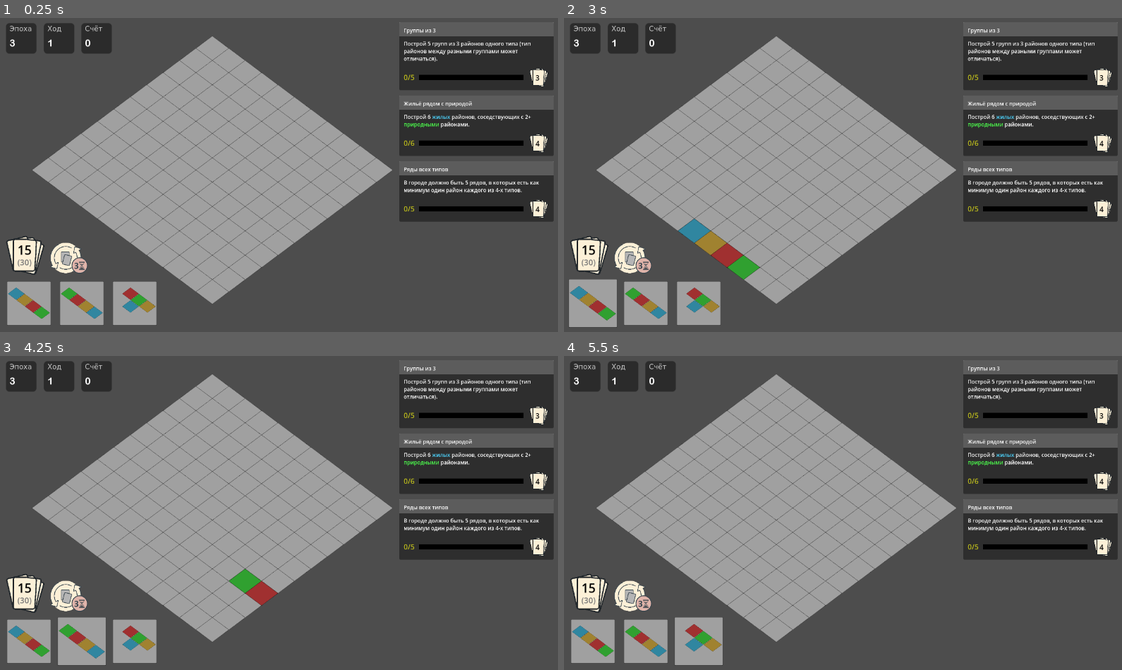
Above: before the commit, frames 1-4 (two rows, left to right).
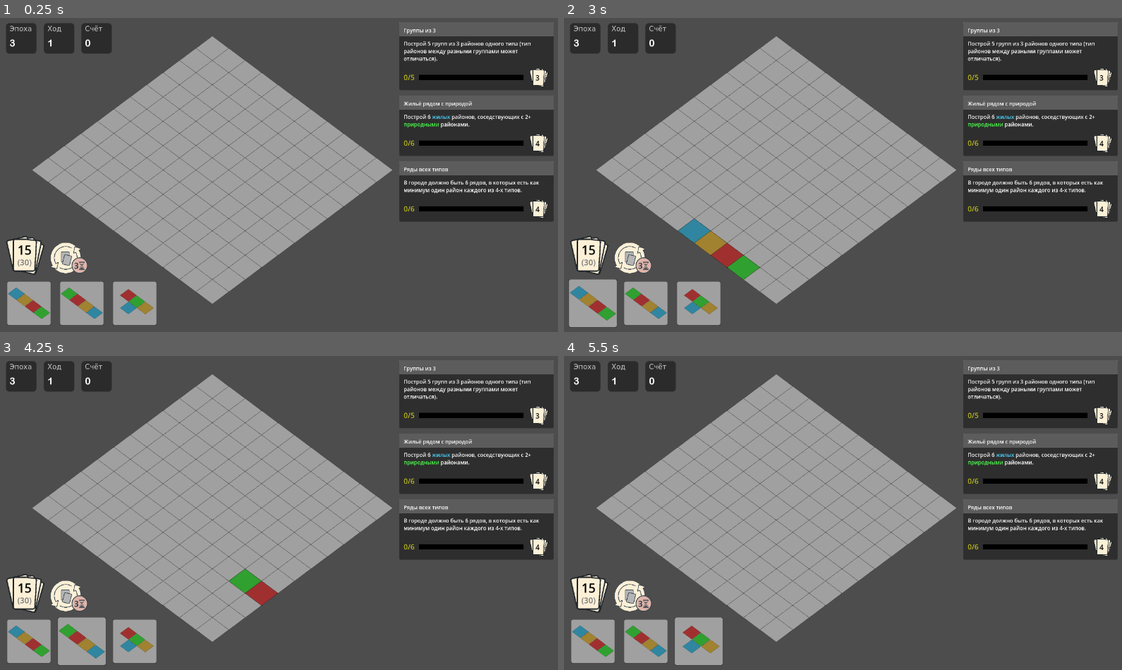
Above: after the commit, the same moments.

Repository: Suruks/Deck-and-Districts-Godot
Game: Godot game, scene res://main.tscn
Two runs of this game, one before a commit and one after it. Both use one fixed random seed, a clock stepped at 60 frames per second and the inputs below.
Inputs (mouse positions are in pixels of both pictures, inside the frame that each line leads up to):
- Up to frame 1 (0.25 s): no input
- Up to frame 2 (3 s): click (630, 259) at 0.52 s; click (630, 259) at 1.27 s; click (630, 259) at 2.02 s; tap Enter at 2.75 s; drag from (591, 303) to (898, 105) at 2.77 s
- Up to frame 3 (4.25 s): tap Space at 3.5 s; drag from (83, 641) to (245, 575) at 3.52 s
- Up to frame 4 (5.5 s): tap Enter at 4.25 s; move the mouse to (697, 641) at 4.27 s; click (697, 641) at 4.42 s; tap Space at 5 s; drag from (809, 575) to (647, 641) at 5.02 s

The runs differ from the first frame. In frame 1, 0.1% of the frame differs, in the area x 1-84%, y 51-98%; in frame 2, 0.1%; in frame 3, 0.1%; in frame 4, 0.2%, in the area x 1-84%, y 51-99%.

Commit message:
quest changes

Diff:
--- a/Scripts/QuestDeck.gd
+++ b/Scripts/QuestDeck.gd
@@ -61,12 +61,12 @@
 		"3": {
 			"target_progress": 6,
 			"reward_cards": 4,
-			"description": colorize_text("+1 прогресс за каждый промышленный район, соседствующий с другим промышленным и культурным районом.\n−2 прогресса за промышленный квартал, не соседствующий ни с промышленным, ни с культурным.")
-		},
-		"4": {
-			"target_progress": 7,
-			"reward_cards": 4,
-			"description": colorize_text("+1 прогресс за каждый промышленный район, соседствующий с другим промышленным и культурным районом.\n−2 прогресса за промышленный квартал, не соседствующий ни с промышленным, ни с культурным.")
+			"description": colorize_text("+1 прогресс за каждый промышленный район, соседствующий с другим промышленным и культурным районом.\n−1 прогресса за промышленный квартал, не соседствующий ни с промышленным, ни с культурным.")
+		},
+		"4": {
+			"target_progress": 7,
+			"reward_cards": 4,
+			"description": colorize_text("+1 прогресс за каждый промышленный район, соседствующий с другим промышленным и культурным районом.\n−1 прогресса за промышленный квартал, не соседствующий ни с промышленным, ни с культурным.")
 		},
 	}
 	quests.append(q2)
@@ -79,12 +79,12 @@
 		"3": {
 			"target_progress": 5,
 			"reward_cards": 3,
-			"description": colorize_text("Построй 5 культурных районов, соседствующих минимум с 3-мя видами районов.")
-		},
-		"4": {
-			"target_progress": 6,
-			"reward_cards": 3,
-			"description": colorize_text("Построй 6 культурных районов, соседствующих минимум с 3-мя видами районов.") # Обновлено 5 -> 6
+			"description": colorize_text("Построй 5 культурных районов, соседствующих с 3-мя другими видами районов.")
+		},
+		"4": {
+			"target_progress": 6,
+			"reward_cards": 3,
+			"description": colorize_text("Построй 6 культурных районов, соседствующих с 3-мя другими видами районов.") # Обновлено 5 -> 6
 		},
 	}
 	quests.append(q4)
@@ -189,12 +189,12 @@
 	q14.short_desc = "+1 за природу, -1 за заводы"
 	q14.difficulty_levels = {
 		"3": {
-			"target_progress": 7,
+			"target_progress": 6,
 			"reward_cards": 3,
 			"description": colorize_text("+1 прогресс за каждый природный район.\n-1 прогресса за каждый промышленный.")
 		},
 		"4": {
-			"target_progress": 9,
+			"target_progress": 8,
 			"reward_cards": 3,
 			"description": colorize_text("+1 прогресс за каждый природный район.\n-1 прогресса за каждый промышленный.") # Обновлено по target
 		},
@@ -351,12 +351,12 @@
 	q24.difficulty_levels = {
 		"3": {
 			"target_progress": 5,
-			"reward_cards": 3,
+			"reward_cards": 4,
 			"description": colorize_text("Построй 5 жилых районов, у которых нет промышленных районов по соседству или диагонали")
 		},
 		"4": {
 			"target_progress": 6,
-			"reward_cards": 3,
+			"reward_cards": 4,
 			"description": colorize_text("Построй 6 жилых районов, у которых нет промышленных районов по соседству или диагонали") # Обновлено 6 -> 7
 		},
 	}
@@ -452,14 +452,14 @@
 	q31.short_desc = "Ряды всех типов"
 	q31.difficulty_levels = {
 		"3": {
-			"target_progress": 5,
-			"reward_cards": 4,
-			"description": colorize_text("В городе должно быть 5 рядов, в которых есть как минимум один район каждого из 4-х типов.")
-		},
-		"4": {
-			"target_progress": 6,
-			"reward_cards": 4,
-			"description": colorize_text("В городе должно быть 6 рядов, в которых есть как минимум один район каждого из 4-х типов.") # Обновлено 5 -> 6
+			"target_progress": 6,
+			"reward_cards": 4,
+			"description": colorize_text("В городе должно быть 6 рядов, в которых есть как минимум один район каждого из 4-х типов.")
+		},
+		"4": {
+			"target_progress": 7,
+			"reward_cards": 4,
+			"description": colorize_text("В городе должно быть 7 рядов, в которых есть как минимум один район каждого из 4-х типов.") # Обновлено 5 -> 6
 		},
 	}
 	quests.append(q31)
@@ -485,6 +485,7 @@
 
 func draw_quest(difficulty: String) -> Quest:
 	if quests.is_empty():
+		print ("Массив квестов пустой!")
 		return null
 
 	var q = quests.pop_front()
--- a/Scripts/card.gd
+++ b/Scripts/card.gd
@@ -119,17 +119,16 @@
 		child.queue_free()
 
 	# Найдём центр формы, чтобы карта выглядела ровно по центру
-	var min_x = INF
-	var max_x = -INF
-	var min_y = INF
-	var max_y = -INF
+	var positions = []
 	for v in blocks:
-		min_x = min(min_x, v.x)
-		max_x = max(max_x, v.x)
-		min_y = min(min_y, v.y)
-		max_y = max(max_y, v.y)
+		positions.append(iso_to_screen(v))
 
-	var center_offset = iso_to_screen(Vector2((min_x + max_x) / 2.0, (min_y + max_y) / 2.0))
+	var avg = Vector2.ZERO
+	for p in positions:
+		avg += p
+	avg /= positions.size()
+
+	var center_offset = avg
 
 	# Создаём изометрические тайлы
 	for i in range(blocks.size()):
--- a/Scripts/main.gd
+++ b/Scripts/main.gd
@@ -26,6 +26,7 @@
 
 var epoch = 3
 var turns_in_epoch = 25
+var max_epoch = 4
 var turn = 1
 var total_score = 0
 
@@ -174,7 +175,7 @@
 	turn += 1
 	turn_label.text = str(turn)
 	MyLogger.log("Начался ход " + str(turn))
-	if (turn - 1) % turns_in_epoch == 0:
+	if (turn - 1) % turns_in_epoch == 0 and epoch < max_epoch:
 		epoch += 1
 		MyLogger.log("Началась эпоха " + str(epoch) + "! Квесты были усложнены")
 		epoch_label.text = str(epoch)
--- a/Scripts/quest.gd
+++ b/Scripts/quest.gd
@@ -146,35 +146,39 @@
 				if has_industrial and has_culture:
 					progress += 1
 				elif not has_industrial and not has_culture:
-					progress -= 2
+					progress -= 1
 
 	return progress
 
 
 # --- 4. Сердце культуры ---
 func _calc_heart_of_culture(grid, grid_size):
-	var bonus := 0
-
-	for y in range(grid_size):
-		for x in range(grid_size):
-			if _is_type(grid[y][x], "culture"):
-				var neighbor_types := {}
-
-				for dir in [[-1, 0], [1, 0], [0, -1], [0, 1]]:
-					var nx = x + dir[0]
-					var ny = y + dir[1]
-
-					if nx >= 0 and ny >= 0 and nx < grid_size and ny < grid_size:
-						var nblock = grid[ny][nx]
-						if nblock != null and nblock is CityBlock:
-							neighbor_types[nblock.type] = true
-
-				# Если есть хотя бы три разных типа соседей — бонус
-				if neighbor_types.keys().size() >= 3:
-					bonus += 1
-
-	return bonus
-
+	var count := 0
+
+	for y in range(grid_size):
+		for x in range(grid_size):
+			var cell = grid[y][x]
+			if cell == null or cell.type != "culture":
+				continue
+
+			var neighbor_types := {}
+
+			for dir in [[-1, 0], [1, 0], [0, -1], [0, 1]]:
+				var nx = x + dir[0]
+				var ny = y + dir[1]
+
+				if nx < 0 or ny < 0 or nx >= grid_size or ny >= grid_size:
+					continue
+
+				var neighbor = grid[ny][nx]
+				if neighbor != null and neighbor is CityBlock:
+					neighbor_types[neighbor.type] = true
+
+			# Проверяем наличие всех трёх других типов
+			if "residential" in neighbor_types and "industrial" in neighbor_types and "nature" in neighbor_types:
+				count += 1
+
+	return count
 
 
 # --- 5. Пояс жизни (горизонтальные/вертикальные линии) ---
@@ -227,22 +231,24 @@
 
 # --- 9. Эко-жильё ---
 func _calc_eco_homes(grid, grid_size):
-	# Получаем динамический параметр для логики
-	var required_neighbors: int = _get_current_param("min_nature_neighbors", 3) # 3 - значение по умолчанию
-
-	var eco_homes := 0
+	var count := 0
 
 	for y in range(grid_size):
 		for x in range(grid_size):
 			if _is_type(grid[y][x], "residential"):
-				var nature_count := 0
-				# ... (логика подсчета соседей остается прежней) ...
-
-				# Динамическая проверка условия
-				if nature_count >= required_neighbors:
-					eco_homes += 1
-
-	return eco_homes
+				var nature_neighbors := 0
+
+				for dir in [[-1,0],[1,0],[0,-1],[0,1]]:
+					var nx = x + dir[0]
+					var ny = y + dir[1]
+					if nx >= 0 and ny >= 0 and nx < grid_size and ny < grid_size:
+						if _is_type(grid[ny][nx], "nature"):
+							nature_neighbors += 1
+
+				if nature_neighbors >= 3:
+					count += 1
+
+	return count
 
 
 
@@ -250,12 +256,16 @@
 	var lines := 0
 
 	# ↘ диагонали (вниз-вправо)
-	for y in range(grid_size - 2):
-		for x in range(grid_size - 2):
+	for y in range(grid_size):
+		for x in range(grid_size):
 			var first = grid[y][x]
 			if first == null:
 				continue
 			var type = first.type
+
+			# Проверяем, что это начало диагонали
+			if y > 0 and x > 0 and grid[y - 1][x - 1] != null and grid[y - 1][x - 1].type == type:
+				continue
 
 			var length := 1
 			var ny = y + 1
@@ -269,12 +279,16 @@
 				lines += 1
 
 	# ↙ диагонали (вверх-вправо)
-	for y in range(2, grid_size):
-		for x in range(grid_size - 2):
+	for y in range(grid_size):
+		for x in range(grid_size):
 			var first = grid[y][x]
 			if first == null:
 				continue
 			var type = first.type
+
+			# Проверяем, что это начало диагонали
+			if y < grid_size - 1 and x > 0 and grid[y + 1][x - 1] != null and grid[y + 1][x - 1].type == type:
+				continue
 
 			var length := 1
 			var ny = y - 1
@@ -288,6 +302,7 @@
 				lines += 1
 
 	return lines
+
 
 
 
@@ -491,29 +506,40 @@
 
 
 func _calc_diverse_block(grid, grid_size):
+	var count := 0
+	var used := [] # список занятых позиций
+	for i in range(grid_size):
+		used.append([])
+		for j in range(grid_size):
+			used[i].append(false)
+
 	for y in range(grid_size - 2):
 		for x in range(grid_size - 2):
 			var valid := true
+			var cells := [] # сюда запишем координаты 3×3 блока
 
 			for dy in range(3):
 				for dx in range(3):
-					var cell = grid[y + dy][x + dx]
-					if cell == null:
+					var gx = x + dx
+					var gy = y + dy
+					var cell = grid[gy][gx]
+					if cell == null or used[gy][gx]:
 						valid = false
 						break
+					cells.append(Vector2(gx, gy))
+
 					var t = cell.type
-
-					# проверяем только правого и нижнего соседа
-					var right = Vector2(dx + 1, dy)
-					var down = Vector2(dx, dy + 1)
-
-					if right.x < 3:
-						var neighbor = grid[y + right.y][x + right.x]
+					var right_x = x + dx + 1
+					var down_y = y + dy + 1
+
+					if right_x < x + 3:
+						var neighbor = grid[y + dy][right_x]
 						if neighbor != null and neighbor.type == t:
 							valid = false
 							break
-					if down.y < 3:
-						var neighbor = grid[y + down.y][x + down.x]
+
+					if down_y < y + 3:
+						var neighbor = grid[down_y][x + dx]
 						if neighbor != null and neighbor.type == t:
 							valid = false
 							break
@@ -522,9 +548,13 @@
 					break
 
 			if valid:
-				return 1
-
-	return 0
+				count += 1
+				# помечаем клетки как использованные
+				for c in cells:
+					used[int(c.y)][int(c.x)] = true
+
+	return count
+
 
 
 func _calc_neighboring_nature(grid, grid_size):
Binary file changed: Resources/card.png
